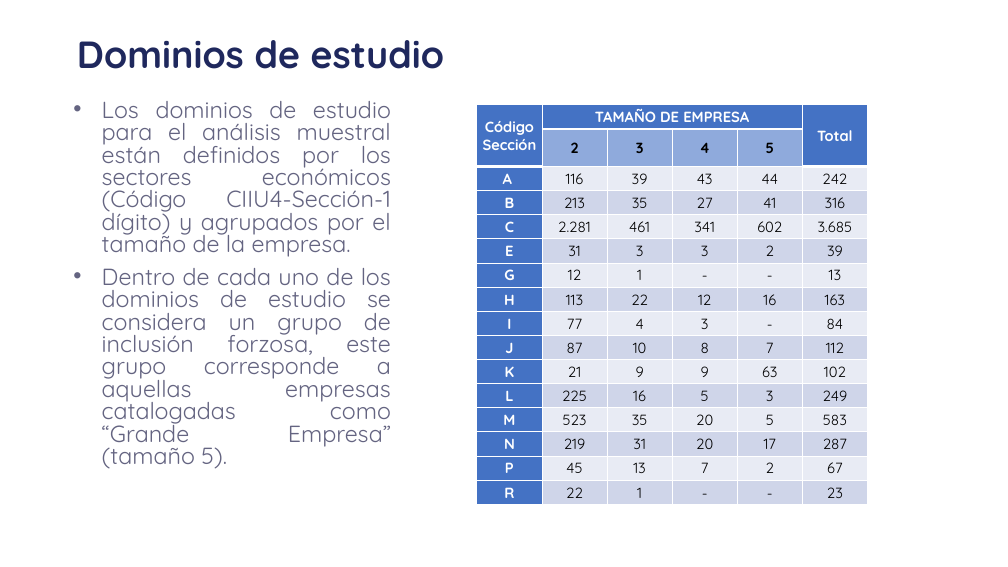
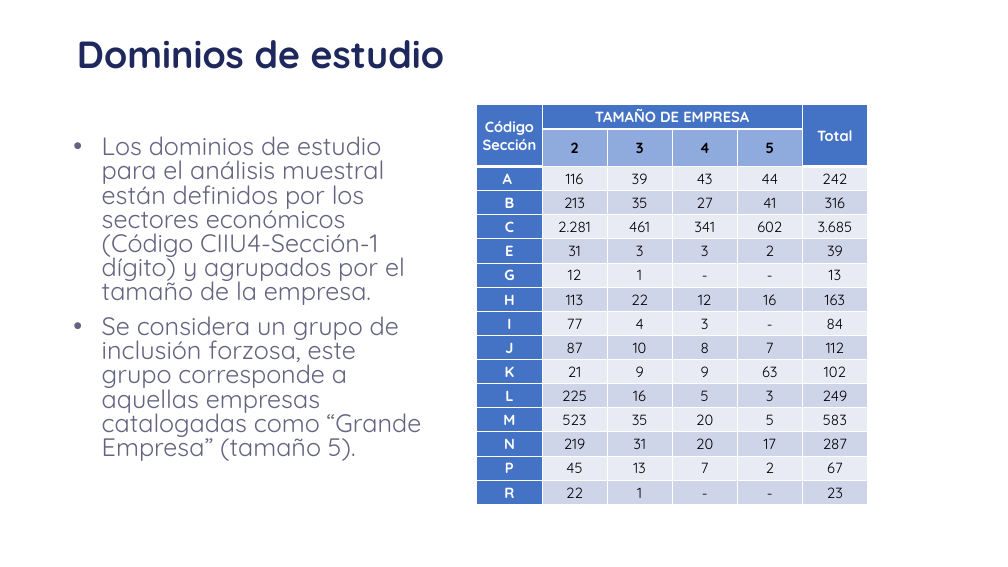
Before and after one commit to ohmar2023/IPP-2023, a slide deck: slide 8 of PRODUCTOS/INFORMES/Plantilla_PPT_INEC_2022.pptx. Drawn at 1008x567 pixels with LibreOffice and Linux fonts; fonts in the diff are those of the drawing; background and template pictures are left out. Boxes give left, top, right and bottom in pixels: in the first picture for what was removed or moved away, otherwise in the second. Text is boxed around its words. In the diff, an @@ line names an element or a change of style, - is before the commit and + after.

Commit message:
Presentación

```diff
--- a/PRODUCTOS/INFORMES/Plantilla_PPT_INEC_2022.pptx
+++ b/PRODUCTOS/INFORMES/Plantilla_PPT_INEC_2022.pptx
@@ text "Los dominios de estudio para ...": place and size @@
-text "Los dominios de estudio para ..." at bbox=[102, 101, 391, 469]
+text "Los dominios de estudio para ..." at bbox=[102, 136, 422, 461]
@@ text at bbox=[102, 136, 405, 305]: size 22.2 to 24 pt in "Los dominios de estudio para el análisis ..."; alignment justified to left @@
@@ text at bbox=[102, 316, 422, 461]: text changed; size 22.2 to 24 pt @@
-• Dentro de cada uno de los dominios de estudio se considera un grupo de inclusión forzosa, este grupo corresponde a aquellas empresas catalogadas como “Grande Empresa” (tamaño 5).
+• Se considera un grupo de inclusión forzosa, este grupo corresponde a aquellas empresas catalogadas como “Grande Empresa” (tamaño 5).
```
Also in this commit, not shown: 1 other slide changed, 4 other files.
